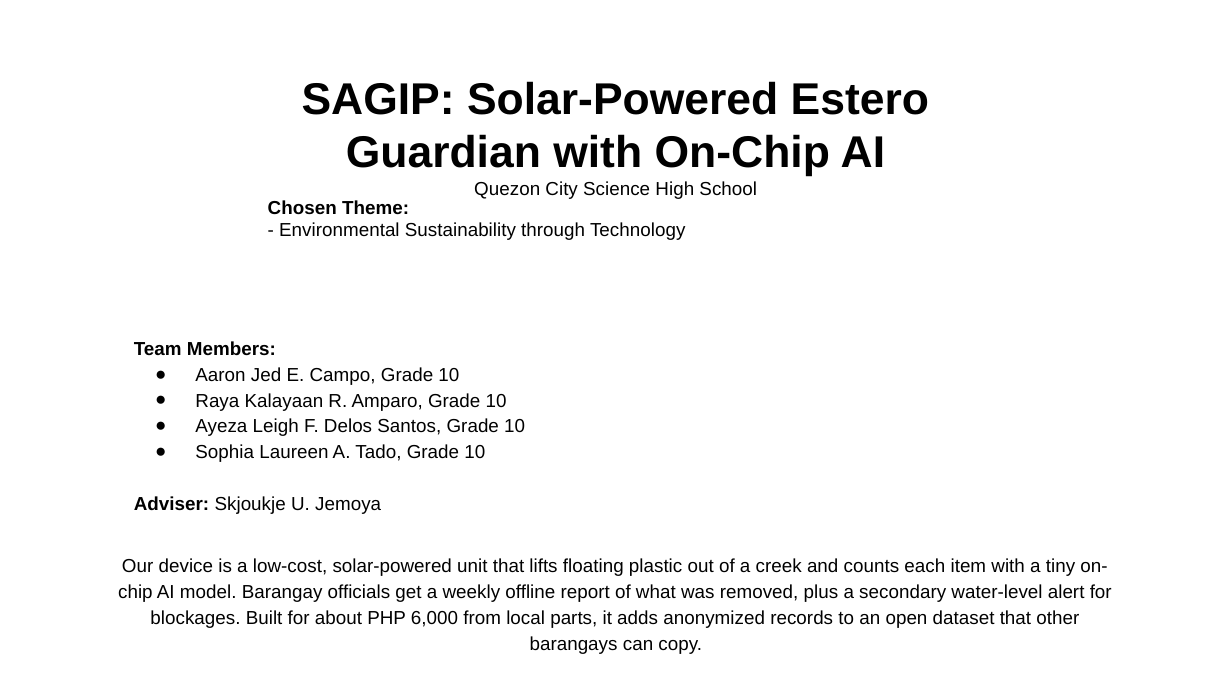
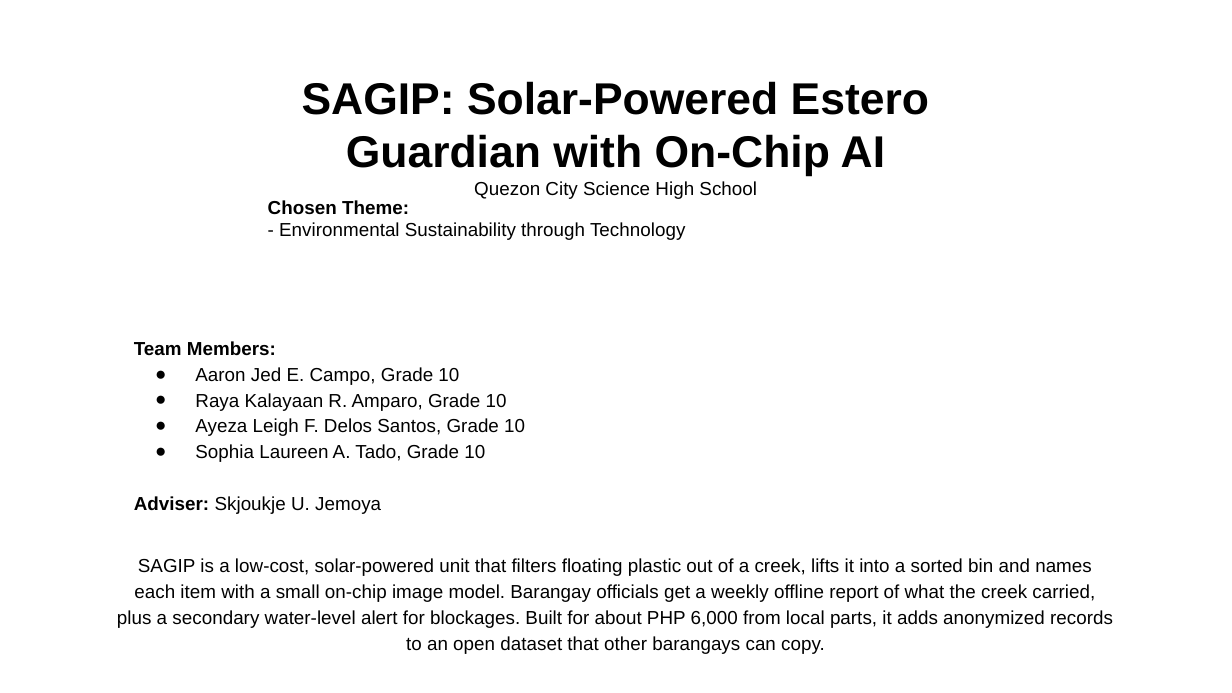
Before and after one commit to tmommu/research, a slide deck: slide 1 of sft_entry/SAGIP_SFT2026_Entry_PPT.pptx. Drawn at 1232x693 pixels with LibreOffice and Linux fonts; fonts in the diff are those of the drawing; background and template pictures are left out. Boxes give left, top, right and bottom in pixels: in the first picture for what was removed or moved away, otherwise in the second. Text is boxed around its words. In the diff, an @@ line names an element or a change of style, - is before the commit and + after.

```diff
--- a/sft_entry/SAGIP_SFT2026_Entry_PPT.pptx
+++ b/sft_entry/SAGIP_SFT2026_Entry_PPT.pptx
@@ text at <box>117,558,1113,654</box>: text changed @@
-Our device is a low-cost, solar-powered unit that lifts floating plastic out of a creek and counts each item with a tiny on-chip AI model. Barangay officials get a weekly offline report of what was removed, plus a secondary water-level alert for blockages. Built for about PHP 6,000 from local parts, it adds anonymized records to an open dataset that other barangays can copy.
+SAGIP is a low-cost, solar-powered unit that filters floating plastic out of a creek, lifts it into a sorted bin and names each item with a small on-chip image model. Barangay officials get a weekly offline report of what the creek carried, plus a secondary water-level alert for blockages. Built for about PHP 6,000 from local parts, it adds anonymized records to an open dataset that other barangays can copy.
```
Also in this commit, not shown: 5 other slides changed, 15 other files.
